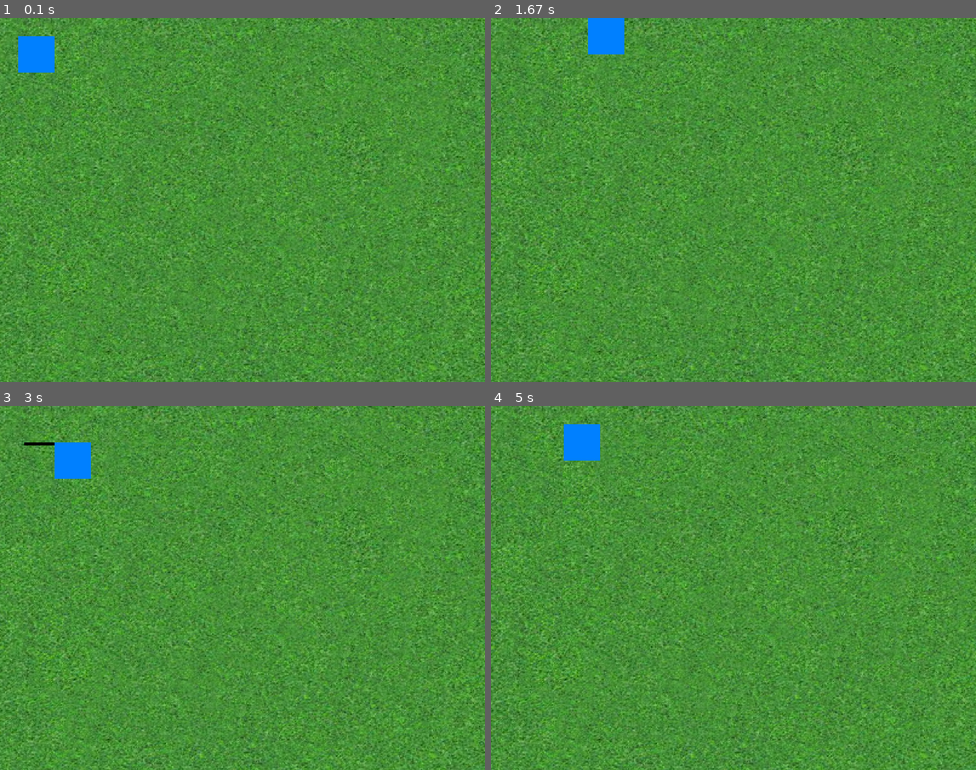
Above: before the commit, frames 1-4 (two rows, left to right).
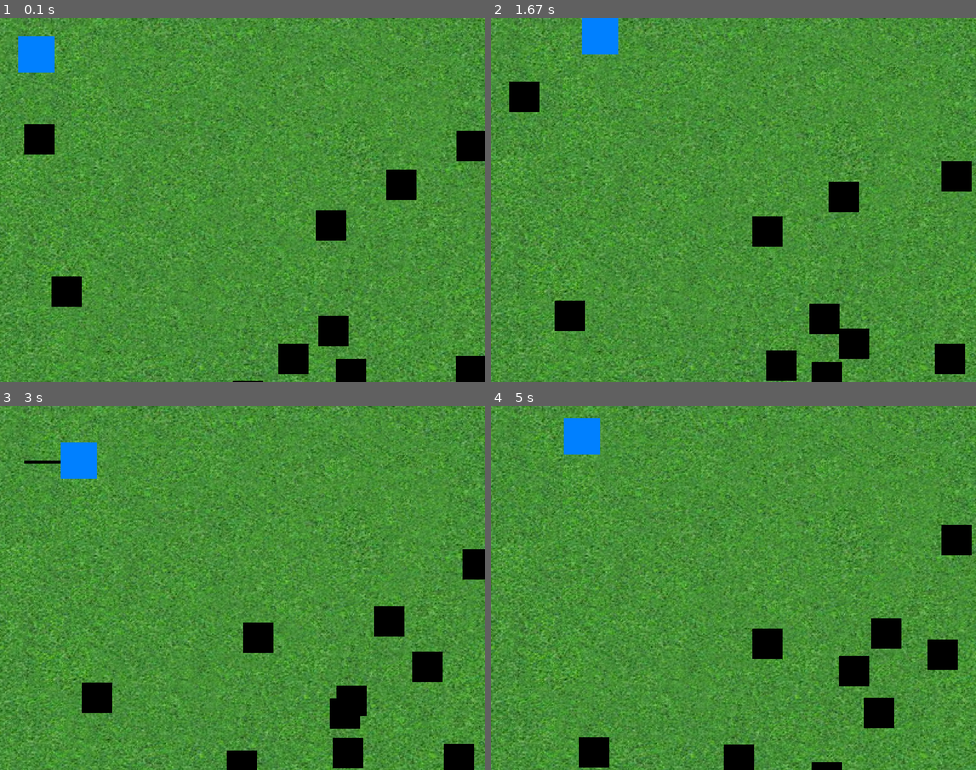
Above: after the commit, the same moments.

Repository: kenton-dover/hackathon2016
Game: pygame game, started from theWindowFiles/theWindow.py
The game is run twice, just before and just after one commit, with the same random seed, the same clock (stepped at 60 frames per second) and the same inputs.
Inputs:
- Up to frame 1 (0.1 s): no input
- Up to frame 2 (1.67 s): hold D 0.33-0.8 s; hold Space 0.83-1.13 s; hold W 0.83-1.13 s; hold W 1.17-1.47 s; hold D from 1.5 s (still down)
- Up to frame 3 (3 s): release D at 1.97 s; hold A 2-2.53 s; hold S 2.57-2.87 s; hold Space from 2.9 s (still down); hold A from 2.9 s (still down)
- Up to frame 4 (5 s): release Space at 3.3 s; release A at 3.3 s; hold A 3.33-3.73 s; hold W 3.77-4.13 s; hold D 4.17-4.8 s; hold S from 4.83 s (still down)

The runs differ from the first frame. In frame 1, 4.5% of the frame differs, in the area x 5-100%, y 29-100%; in frame 2, 5.3%, in the area x 3-100%, y 0-100%; in frame 3, 4.9%; in frame 4, 4.5%.

Commit message:
3 hours of work got a score bar. collision. alot
this is a fun game

Diff:
--- a/theWindowFiles/theWindow.py
+++ b/theWindowFiles/theWindow.py
@@ -1,6 +1,9 @@
 import pygame
+from pygame.locals import *
 import constants
+import random
 from constants import *
+from array import array
 pygame.init();
 dimensions = ( SCREEN_WIDTH , SCREEN_HEIGHT )
 color =   ( colorRed , colorBlue , colorGreen )
@@ -13,6 +16,17 @@
 #inital position
 x = 30
 y = 30
+enemyX = 0
+enemyY = 0
+numberOfEnemies = 10
+battleField = 0
+arrayOfEnemies = []
+arrayIsFull = False
+theWeapon = pygame.Rect(0,0,0,0)#have to initialize for the collision
+score = 0;
+pygame.display.set_caption("Score: %s" % score)
+
+
 
 
 while going == True:
@@ -21,31 +35,98 @@
             going = False
     screen.fill(color)
     screen.blit(background_image, [0, 0])
+
+
     pressed = pygame.key.get_pressed()
+
+    thePerson = pygame.Rect(x, y, rectHeight, rectLength)
+
+
+
+
     if pressed[pygame.K_w] and (y > 0):# added boundes for rectangle
         y -= 10
-        theWeapon = pygame.Rect(x+50,y,5,-50)
+
         if pressed[pygame.K_SPACE]:
+            theWeapon = pygame.Rect(thePerson.centerx,y+30,5,-85)
             pygame.draw.rect(screen, (0, 0, 0), theWeapon)#create rectangle in the window
+
     elif pressed[pygame.K_s]and (y < SCREEN_HEIGHT - rectLength):# bounds = screen height - rectangle height
         y += 10
-        theWeapon = pygame.Rect(x,y,5,100)
+
         if pressed[pygame.K_SPACE]:
+            theWeapon = pygame.Rect(thePerson.centerx,y,5,85)
             pygame.draw.rect(screen, (0, 0, 0), theWeapon)#create rectangle in the window
     elif pressed[pygame.K_a] and (x > 0):
         x -= 10
-        theWeapon = pygame.Rect(x-50,y,100,5)
+
         if pressed[pygame.K_SPACE]:
+            theWeapon = pygame.Rect(x-50,thePerson.centery,85,5)
             pygame.draw.rect(screen, (0, 0, 0), theWeapon)#create rectangle in the window
-        theWeapon = pygame.Rect(x,y+50,100,5)
+
     elif pressed[pygame.K_d]and (x < SCREEN_WIDTH - rectHeight):
         x += 10
-        theWeapon = pygame.Rect(x+20,y+rectHeight-5,100,5)
+
         if pressed[pygame.K_SPACE]:
+            theWeapon = pygame.Rect(x,thePerson.centery,85,5)
             pygame.draw.rect(screen, (0, 0, 0), theWeapon)#create rectangle in the window
-    thePerson = pygame.Rect(x, y, rectHeight, rectLength)
 
     pygame.draw.rect(screen, (0, 128, 255), thePerson)#create rectangle in the window
+
+
+    if not(arrayIsFull):
+        for i in range(numberOfEnemies):
+            enemyX = random.randint(0,SCREEN_WIDTH)
+            enemyY = random.randint(0,SCREEN_HEIGHT)
+            theEnemy = pygame.Rect(enemyX,enemyY,50,50)
+            arrayOfEnemies.append(theEnemy)
+            print(enemyX)
+            print(enemyY)
+            print (numberOfEnemies)
+            pygame.draw.rect(screen,(0,0,0),theEnemy)
+            if arrayOfEnemies.index(theEnemy) == 9:
+                arrayIsFull = True
+    for i in range(numberOfEnemies):
+        tempEnemy = arrayOfEnemies.pop(i)
+        pygame.draw.rect(screen,(0,0,0),tempEnemy)#prints the enemies
+        if not theWeapon.colliderect(tempEnemy):
+            arrayOfEnemies.insert(i, tempEnemy)
+        else:
+            enemyX = random.randint(0,SCREEN_WIDTH)
+            enemyY = random.randint(0,SCREEN_HEIGHT)
+            theEnemy = pygame.Rect(enemyX,enemyY,50,50)
+            arrayOfEnemies.insert(i, theEnemy)
+            pygame.draw.rect(screen,(0,0,0),theEnemy)
+
+            score = score + 1
+            pygame.display.set_caption("Score: %s" % score)
+            if score == 5:
+                gameOverFont = pygame.font.Font('freesansbold.ttf', 150)
+                gameSurf = gameOverFont.render('Game', True, color)
+                overSurf = gameOverFont.render('Over', True, color)
+                gameRect = gameSurf.get_rect()
+                overRect = overSurf.get_rect()
+                gameRect.midtop = (SCREEN_WIDTH / 2, 10)
+                overRect.midtop = (SCREEN_WIDTH / 2, gameRect.height + 10 + 25)
+                screen.blit(gameSurf, gameRect)
+                screen.blit(overSurf, overRect)
+
+
+
+            print(score)
+
+    for i in range(numberOfEnemies):
+        tempEnemy = arrayOfEnemies.pop(i)
+        direction = random.randint(0, 1000)
+        if direction < 250:
+            tempEnemy = tempEnemy.move(-10,0)
+        elif direction < 500 and direction > 250:
+            tempEnemy = tempEnemy.move(0,-10)
+        elif direction < 750 and direction > 500:
+            tempEnemy = tempEnemy.move(10,0)
+        elif direction < 1000 and direction > 750:
+            tempEnemy = tempEnemy.move(0,10)
+        arrayOfEnemies.insert(i, tempEnemy)
 
     pygame.display.flip()#updates the window to every change that happens
 
